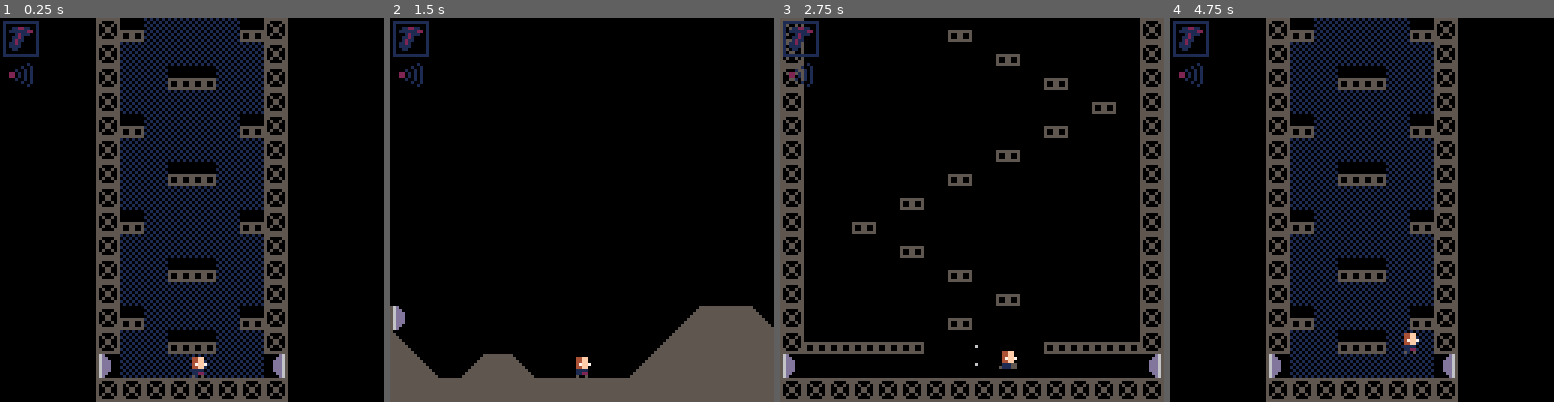
Above: before the commit, frames 1-4 (left to right).
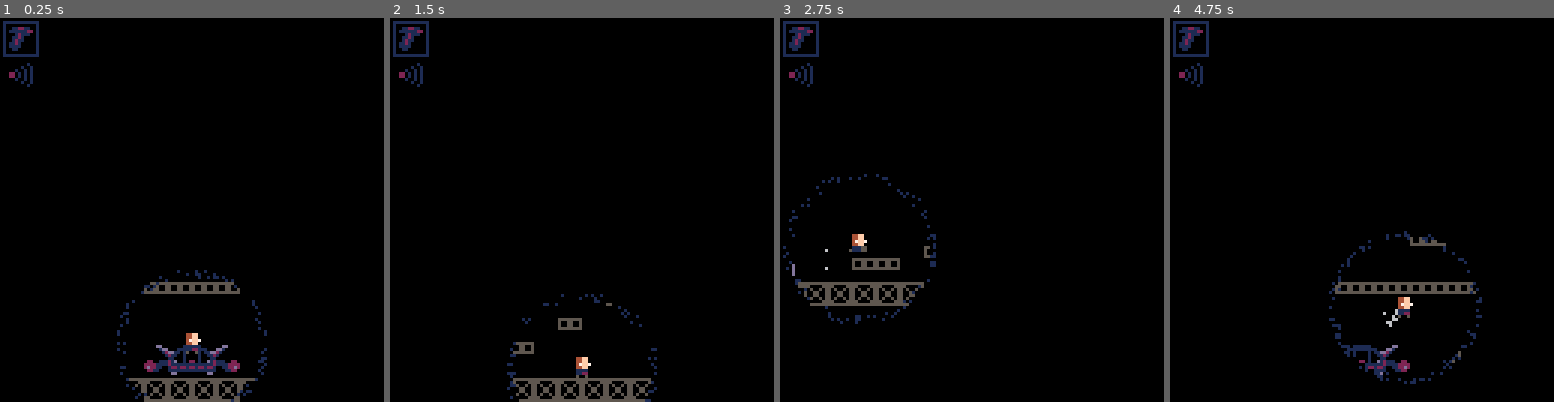
Above: after the commit, the same moments.

Repository: lmorchard/Pico-8-Carts
Game: PICO-8 cartridge vania.p8
Two runs of this game, one before a commit and one after it. Both use one fixed random seed, a clock stepped at 60 frames per second and the inputs below.
Inputs:
- Up to frame 1 (0.25 s): no input
- Up to frame 2 (1.5 s): tap X (X key) at 0.33, 1.07 s; tap O (Z key) at 0.7 s
- Up to frame 3 (2.75 s): hold Right 1.6-2.1 s; tap O (Z key) at 1.7, 2.1, 2.5 s; tap X (X key) at 1.85 s; hold Right from 2.47 s (still down)
- Up to frame 4 (4.75 s): tap O (Z key) every 0.4 s from 2.9 to 4.5 s; tap X (X key) at 2.97, 4.08 s; release Right at 3.03 s; hold Left 3.08-3.58 s; hold Right 4.02-4.68 s

The runs differ from the first frame. In frame 1, 26% of the frame differs, in the area x 25-75%, y 0-100%; in frame 2, 12%; in frame 3, 16%; in frame 4, 27%, in the area x 25-82%, y 0-100%.

Commit message:
vania: first try at a door traversal animation

Diff:
--- a/vania.p8
+++ b/vania.p8
@@ -55,6 +55,7 @@
 
 function _init()
  world.init()
+ transitions.init()
  player.init()
  effects.init()
  tiles.init()
@@ -64,29 +65,39 @@
 end
 
 function _update()
-	player.update()
- effects.update()
- tiles.update()
- rooms.update()
- particles.update()
- hud.update()
+ world.update()
+ transitions.update()
+ if not transitions.active then
+ 	player.update()
+  effects.update()
+  tiles.update()
+  rooms.update()
+  particles.update()
+  hud.update()
+ end
 end
 
 function _draw()
- effects.predraw()
- rooms.camera()
- tiles.draw()
- rooms.draw()
- player.draw()
- particles.draw()
- effects.postdraw()
- hud.draw()
+ transitions.draw()
+ if not transitions.active then
+  effects.predraw()
+  rooms.camera()
+  tiles.draw()
+  rooms.draw()
+  player.draw()
+  particles.draw()
+  effects.postdraw()
+  hud.draw()
+ end
 end
 
 world = { }
 
 function world.init()
  world.gravity = 0.3
+end
+
+function world.update()
 end
 
 rooms = {
@@ -137,7 +148,7 @@
 
 function rooms.init()
  rooms.is_player_on_door = false
- rooms.change(5)
+ rooms.change(1)
 end
 
 function rooms.update()
@@ -153,6 +164,7 @@
     player.position.x = to_door.x
     player.position.y = to_door.y
     rooms.is_player_on_door = true
+    transitions.traverse_door(room, door, rooms.get_current(), to_door)
     break
    end
   end
@@ -167,13 +179,17 @@
 end
 
 function rooms.camera()
- local c = rooms.get_current()
-
+ local result = rooms.calculate_camera(
+  rooms.get_current(), player.position.x, player.position.y)
+ camera(result.x, result.y)
+end
+
+function rooms.calculate_camera(c, px, py)
  local cx = 0
  local mw = c.w * 8
  local swh = screen.width / 2
- if (player.position.x > swh) then
-  cx = player.position.x - swh
+ if (px > swh) then
+  cx = px - swh
   if (cx > mw - screen.width) then
    cx = mw - screen.height
   end
@@ -182,14 +198,17 @@
  local cy = 0
  local mh = c.h * 8
  local shh = screen.height / 2
- if (player.position.y > shh) then
-  cy = player.position.y - shh
+ if (py > shh) then
+  cy = py - shh
   if (cy > mh - screen.height) then
    cy = mh - screen.height
   end
  end
 
- camera(cx - c.off_x, cy - c.off_y)
+ return {
+  x=cx-c.off_x,
+  y=cy-c.off_y
+ }
 end
 
 function rooms.draw()
@@ -236,7 +255,7 @@
  }
  player.vision = {
   available=false,
-  active=false,
+  active=true,
   range=24
  }
 end
@@ -493,7 +512,12 @@
  end
 end
 
-sprites = {}
+sprites = {
+ named = {
+  door_left=74,
+  door_right=75
+ }
+}
 
 function sprites.init(frames, speed, sw, sh)
  return {
@@ -664,6 +688,109 @@
  local particle = { x=x, y=y, dx=dx, dy=dy, ttl=ttl, clr=clr }
  add(particles.active, particle)
 end
+
+transitions = {}
+
+function transitions.init()
+ transitions.reset()
+end
+
+function transitions.reset()
+ transitions.active = false
+ transitions.state = {}
+end
+
+function transitions.update()
+ if transitions.active then
+  if transitions.state.step >= transitions.state.duration then
+   transitions.reset()
+  else
+   transitions.state.step += 1
+   if transitions.type == 'traverse_door' then
+    transitions.update_traverse_door()
+   end
+  end
+ end
+end
+
+function transitions.draw()
+ cls()
+ if transitions.active then
+  print(transitions.state.x .. ' x ' .. transitions.state.y, 10, 10, 7)
+  if transitions.type == 'traverse_door' then
+   transitions.draw_traverse_door()
+  end
+ end
+end
+
+function transitions.traverse_door(from_room, from_door, to_room, to_door)
+ local from_cam = rooms.calculate_camera(from_room, from_door.x, from_door.y)
+ local to_cam = rooms.calculate_camera(to_room, to_door.x, to_door.y)
+ local from_x = from_door.x - from_cam.x
+ local from_y = from_door.y - from_cam.y
+ local to_x = to_door.x - to_cam.x
+ local to_y = to_door.y - to_cam.y
+
+ transitions.active = true
+ transitions.type = 'traverse_door'
+ transitions.state = {
+  step=0,
+  duration=20,
+  x=from_x,
+  y=from_y,
+  from_x=from_x,
+  from_y=from_y,
+  to_x=to_x,
+  to_y=to_y
+ }
+end
+
+function transitions.update_traverse_door()
+ local s = transitions.state
+ s.x = easing.inOutCubic(s.step, s.from_x, s.to_x - s.from_x, s.duration)
+ s.y = easing.inOutCubic(s.step, s.from_y, s.to_y - s.from_y, s.duration)
+end
+
+function transitions.draw_traverse_door()
+ camera()
+ spr(sprites.named.door_left, transitions.state.x + 4, transitions.state.y, 1, 1)
+ spr(sprites.named.door_right, transitions.state.x - 4, transitions.state.y, 1, 1)
+end
+
+easing = {}
+
+function easing.inOutCubic(t, b, c, d)
+ t = t / d * 2
+ if t < 1 then
+  return c / 2 * t * t * t + b
+ else
+  t = t - 2
+  return c / 2 * (t * t * t + 2) + b
+ end
+end
+
+function easing.inOutQuint(t, b, c, d)
+ t = t / d * 2
+ if t < 1 then
+  return c / 2 * (t * t * t * t * t) + b
+ else
+  t = t - 2
+  return c / 2 * (t * t * t * t * t + 2) + b
+ end
+end
+
+function easing.inOutBack(t, b, c, d, s)
+ if not s then s = 1.70158 end
+ s = s * 1.525
+ t = t / d * 2
+ if t < 1 then
+  return c / 2 * (t * t * ((s + 1) * t - s)) + b
+ else
+  t = t - 2
+  return c / 2 * (t * t * ((s + 1) * t + s) + 2) + b
+ end
+end
+
 
 __gfx__
 000000000044ff000044ff000044ff00000000000044ff000044ff000044ff000000000000000000000000000000000000000000000000000112211000000010
